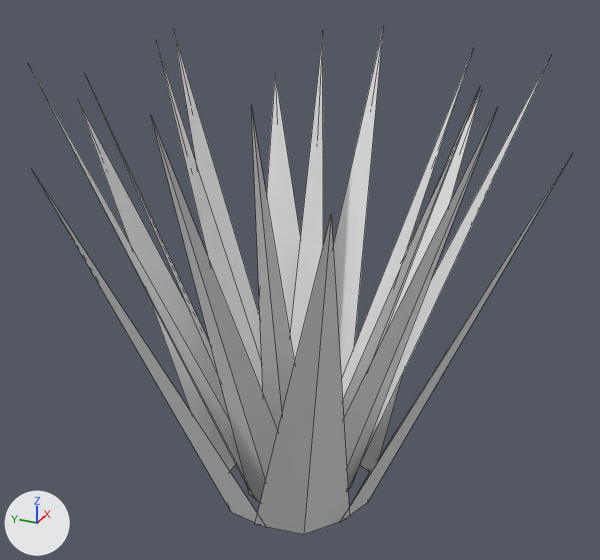
A saved change to the Blender file Assets/Models/grassPatch0.blend.
The view is the same before and after, from a camera (50 mm lens) standing at (-5.76, -2.6, 4.78) and looking at (0.06, 0.02, 1.87). The lights are fixed; the arrows at lower left show +X, +Y and +Z. Mesh edges are drawn as thin lines.
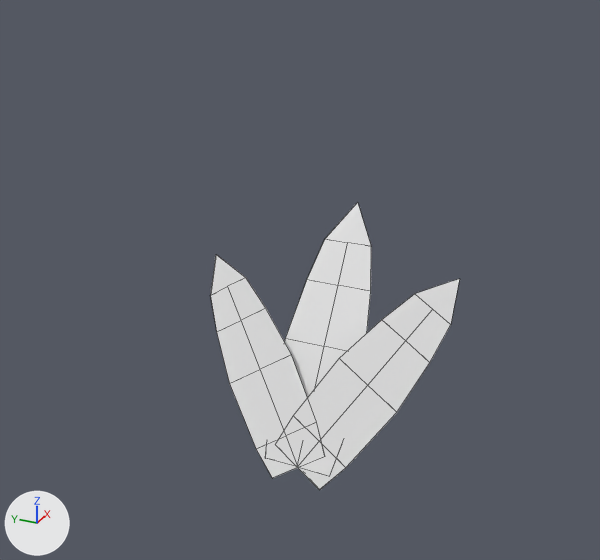
Edits to the bpy script that builds the scene:
```text
Change me_cube:
    used by ob_cube; location = (-0.002, 0.006, 0.67); rotation_euler = (-0.214, -0.208, 0.812), in degrees (-12, -12, 47); scale = (0.518, 0.519, 1.0)
    remove me_cube.from_pydata(...)  # 4 vertices, 4 faces; spans x -1.33..-0.43, y 0.45..1.35, z -0.67..3.48
    remove me_cube.materials.append(mat_material)  # white #e7e7e7
    add me_cube.from_pydata(...)  # 32 vertices, 30 faces; spans x -2.43..0.01, y -0.82..0.82, z -1.0..0.06
    me_cube part 1: the whole mesh is rebuilt
Change me_cube_001:
    used by ob_cube_001; location = (-0.002, 0.006, 0.67); rotation_euler = (-0.214, -0.208, -0.235), in degrees (-12, -12, -13); scale = (0.518, 0.519, 1.0)
    remove me_cube_001.from_pydata(...)  # 4 vertices, 4 faces; spans x -1.33..-0.44, y 0.45..1.34, z -0.67..3.48
    remove me_cube_001.materials.append(mat_material_001)  # white #e7e7e7
    add me_cube_001.from_pydata(...)  # 32 vertices, 30 faces; spans x -2.43..0.01, y -0.82..0.82, z -1.0..0.06
    me_cube_001 part 2: the whole mesh is rebuilt
Change me_cube_002:
    used by ob_cube_002; location = (-0.002, 0.006, 0.67); rotation_euler = (-0.214, -0.208, -1.283), in degrees (-12, -12, -74); scale = (0.518, 0.519, 1.0)
    remove me_cube_002.from_pydata(...)  # 4 vertices, 4 faces; spans x -1.34..-0.45, y 0.44..1.34, z -0.67..3.48
    remove me_cube_002.materials.append(mat_material_002)  # white #e7e7e7
    add me_cube_002.from_pydata(...)  # 32 vertices, 30 faces; spans x -2.43..0.01, y -0.82..0.82, z -1.0..0.06
    me_cube_002 part 3: the whole mesh is rebuilt
Change ob_cube:
    ob_cube.location: (-0.002, 0.006, 0.67) -> (0.0, 0.0, 0.0)
    ob_cube.rotation_euler: (-0.214, -0.208, 0.812) -> (-0.765, 2.278, -0.875)  # degrees (-12, -12, 47) -> degrees (-44, 131, -50)
    ob_cube.scale: (0.518, 0.519, 1.0) -> (0.936, 0.439, 0.0473)
Change ob_cube_001:
    ob_cube_001.location: (-0.002, 0.006, 0.67) -> (0.0, 0.0, 0.0)
    ob_cube_001.rotation_euler: (-0.214, -0.208, -0.235) -> (0.0, 2.149, 0.0)  # degrees (-12, -12, -13) -> degrees (0, 123, 0)
    ob_cube_001.scale: (0.518, 0.519, 1.0) -> (1.05, 0.491, 0.0528)
Change ob_cube_002:
    ob_cube_002.location: (-0.002, 0.006, 0.67) -> (0.0, -0.007, 0.0)
    ob_cube_002.rotation_euler: (-0.214, -0.208, -1.283) -> (0.816, 2.325, 0.995)  # degrees (-12, -12, -74) -> degrees (47, 133, 57)
    ob_cube_002.scale: (0.518, 0.519, 1.0) -> (0.9, 0.423, 0.0454)
Remove ob_cube_003:
    ob_cube_003 = bpy.data.objects.new('Cube.003', me_cube_003)
Remove ob_cube_004:
    ob_cube_004 = bpy.data.objects.new('Cube.004', me_cube_004)
Remove ob_cube_005:
    ob_cube_005 = bpy.data.objects.new('Cube.005', me_cube_005)
Remove ob_cube_011:
    ob_cube_011 = bpy.data.objects.new('Cube.011', me_cube_011)
Remove ob_cube_010:
    ob_cube_010 = bpy.data.objects.new('Cube.010', me_cube_010)
Remove ob_cube_009:
    ob_cube_009 = bpy.data.objects.new('Cube.009', me_cube_009)
Remove ob_cube_008:
    ob_cube_008 = bpy.data.objects.new('Cube.008', me_cube_008)
Remove ob_cube_007:
    ob_cube_007 = bpy.data.objects.new('Cube.007', me_cube_007)
Remove ob_cube_006:
    ob_cube_006 = bpy.data.objects.new('Cube.006', me_cube_006)
Remove ob_cube_017:
    ob_cube_017 = bpy.data.objects.new('Cube.017', me_cube_017)
Remove ob_cube_016:
    ob_cube_016 = bpy.data.objects.new('Cube.016', me_cube_016)
Remove ob_cube_015:
    ob_cube_015 = bpy.data.objects.new('Cube.015', me_cube_015)
Remove ob_cube_014:
    ob_cube_014 = bpy.data.objects.new('Cube.014', me_cube_014)
Remove ob_cube_013:
    ob_cube_013 = bpy.data.objects.new('Cube.013', me_cube_013)
Remove ob_cube_012:
    ob_cube_012 = bpy.data.objects.new('Cube.012', me_cube_012)
```

Pixel boxes [x1, y1, x2, y2] of what changed, in the pictures (600 x 560 px):
'Cube', reshaped, moved, turned, rescaled: before [151, 117, 278, 502]; after [276, 279, 460, 490]
'Cube.011', deleted: before [255, 217, 350, 534]
'Cube.001', reshaped, moved, turned, rescaled: before [32, 71, 256, 500]; after [267, 202, 371, 476]
'Cube.002', reshaped, moved, turned, rescaled: before [173, 29, 262, 362]; after [211, 255, 308, 478]
'Cube.009', deleted: before [78, 102, 236, 471]
'Cube.003', deleted: before [344, 111, 496, 489]
'Cube.005', deleted: before [333, 30, 383, 379]
'Cube.012', deleted: before [251, 108, 295, 431]
'Cube.010', deleted: before [33, 172, 266, 527]
'Cube.017', deleted: before [290, 33, 323, 363]
'Cube.006', deleted: before [258, 75, 300, 334]
'Cube.014', deleted: before [156, 42, 263, 394]
'Cube.004', deleted: before [348, 61, 549, 490]
'Cube.016', deleted: before [341, 50, 473, 399]
'Cube.008', deleted: before [340, 156, 571, 523]
'Cube.007', deleted: before [361, 92, 481, 472]
'Cube.015', deleted: before [343, 87, 480, 418]
'Cube.013', deleted: before [86, 76, 218, 375]
